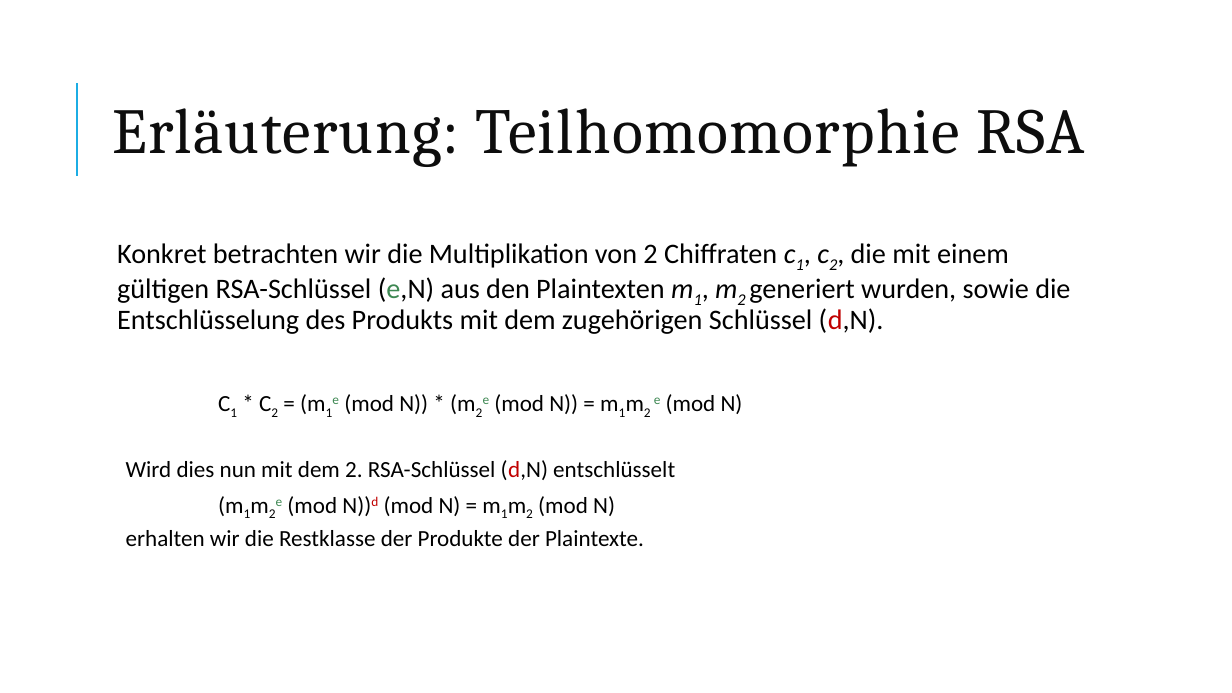
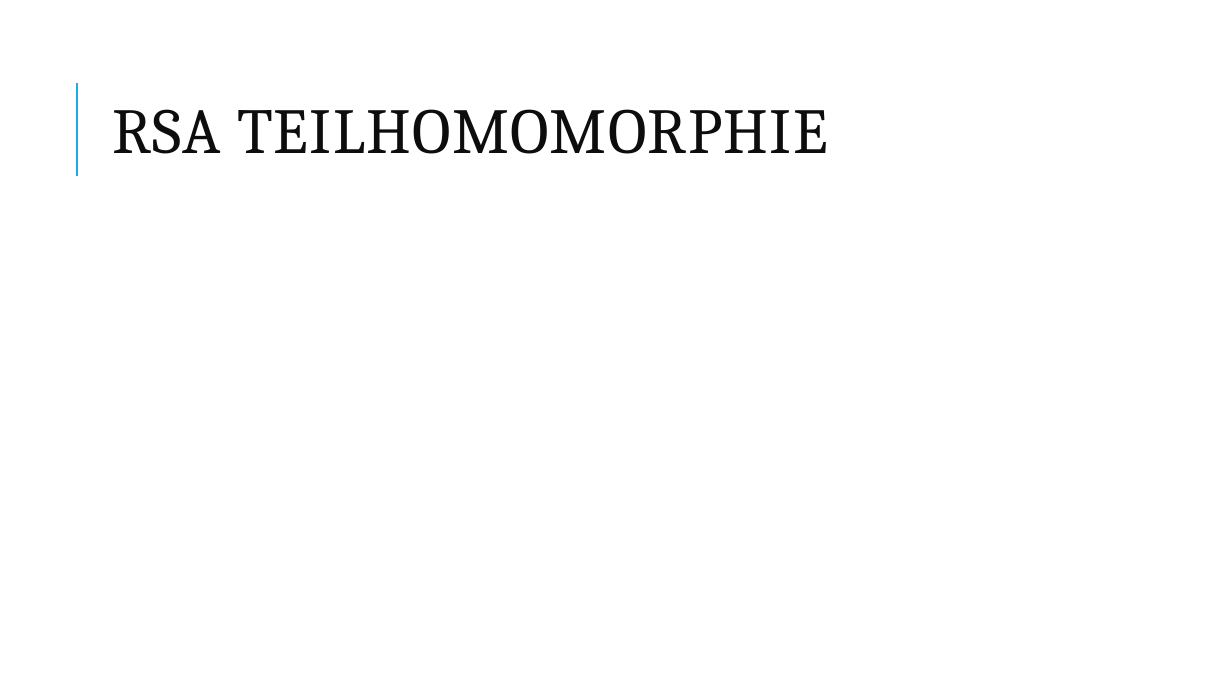
Before and after one commit to kohlerta/Krypto, a slide deck: slide 15 of hannah_raimund_tanja.pptx (slide 17 before the commit). Drawn at 1232x693 pixels with LibreOffice and Linux fonts; fonts in the diff are those of the drawing; grey boxes stand for pictures. Boxes give left, top, right and bottom in pixels: in the first picture for what was removed or moved away, otherwise in the second. Text is boxed around its words. In the diff, an @@ line names an element or a change of style, - is before the commit and + after.

```diff
--- a/hannah_raimund_tanja.pptx
+++ b/hannah_raimund_tanja.pptx
@@ title at [113, 109, 828, 154]: text changed @@
-Erläuterung: Teilhomomorphie RSA
+RSA TEILHOMOMORPHIE
@@ text removed at [117, 243, 1070, 546] @@
-  Konkret betrachten wir die Multiplikation von 2 Chiffraten c1, c2, die mit einem gültigen RSA-Schlüssel (e,N) aus den Plaintexten m1, m2 generiert wurden, sowie die Entschlüsselung des Produkts mit dem zugehörigen Schlüssel (d,N).
-  C1 * C2 = (m1e (mod N)) * (m2e (mod N)) = m1m2 e (mod N)
-  Wird dies nun mit dem 2. RSA-Schlüssel (d,N) entschlüsselt
-  (m1m2e (mod N))d (mod N) = m1m2 (mod N)
-  erhalten wir die Restklasse der Produkte der Plaintexte.
```
Also in this commit, not shown: 16 other slides changed, 16 slides added, 10 slides removed, 7 other files.
